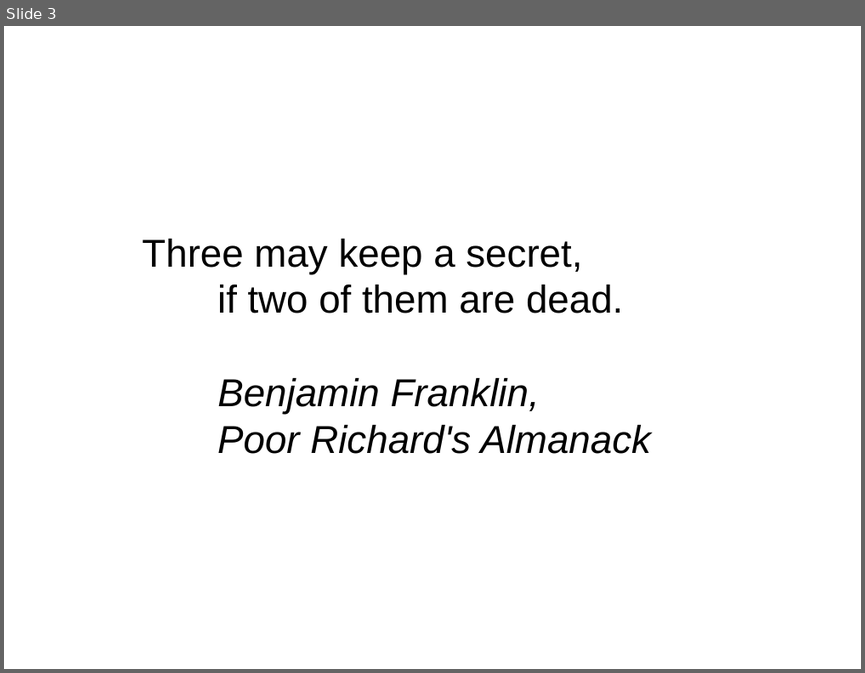
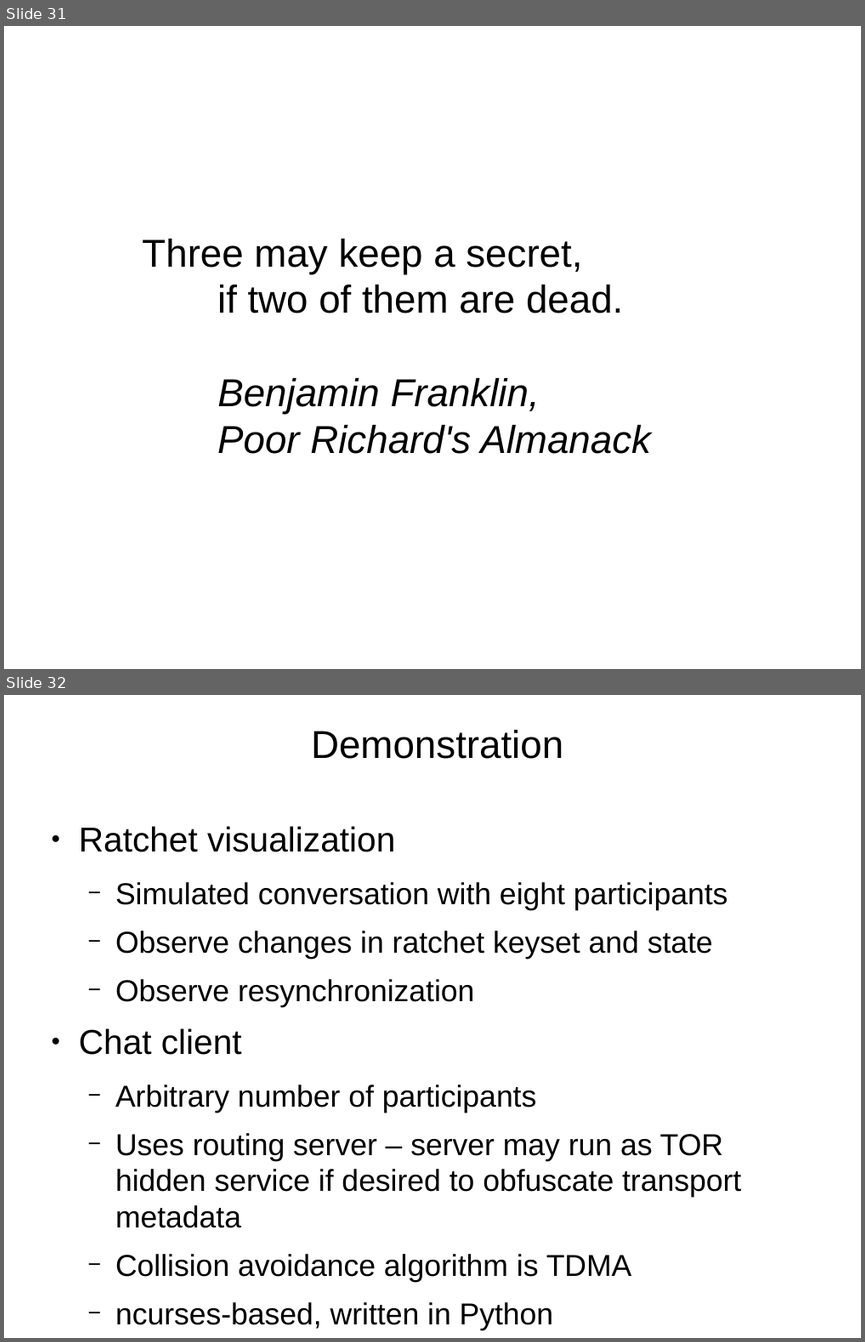
Before and after one commit to rxcomm/smmp, a slide deck: spec/slideshow.odp. Shown one above the other, each under a label of ours: slide 3 before the commit, slides 31 and 32 after it. The pictures are 865x673 and 865x1342 pixels, drawn with LibreOffice and Linux fonts; fonts in the diff are those of the drawing. Boxes give left, top, right and bottom in pixels: in the first picture for what was removed or moved away, otherwise in the second. Text is boxed around its words. In the diff, an @@ line names an element or a change of style, - is before the commit and + after.

```diff
--- a/spec/slideshow.odp
+++ b/spec/slideshow.odp
@@ slide 32 added at <box>4,695,861,1338</box>, background #FFFFFF @@
@@ title added at <box>311,730,563,759</box>, 36 pt, text #000000 @@
+Demonstration
@@ text added at <box>79,826,741,1331</box>, 28 pt, text #000000 @@
+● Ratchet visualization
+  − Simulated conversation with eight participants
+  − Observe changes in ratchet keyset and state
+  − Observe resynchronization
+● Chat client
+  − Arbitrary number of participants
+  − Uses routing server – server may run as TOR hidden service if desired to obfuscate transport metadata
+  − Collision avoidance algorithm is TDMA
+  − ncurses-based, written in Python
@@ what was slide 3 is now slide 31 @@
```
Also in this commit, not shown: 14 slides changed, 13 other slides added, 10 slides removed.
